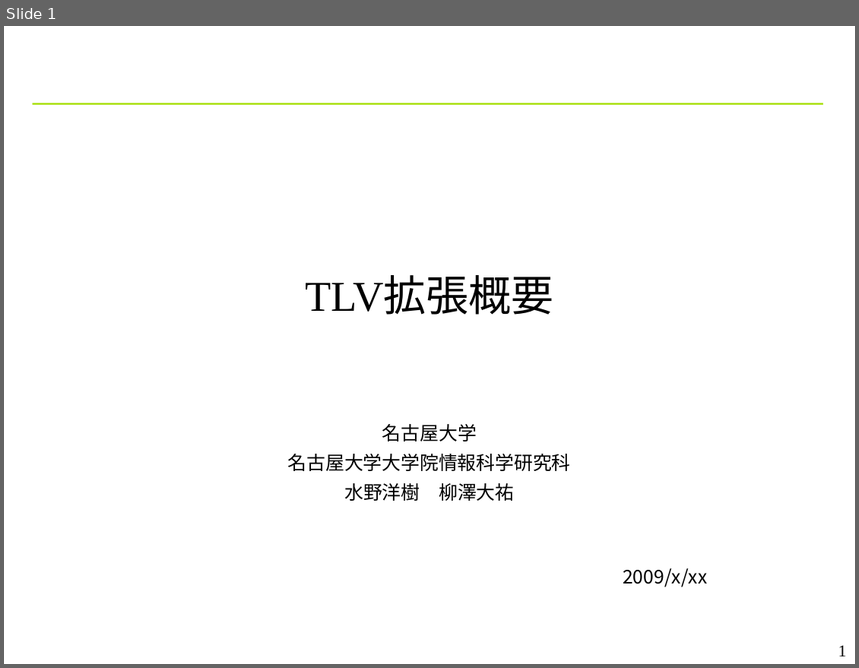
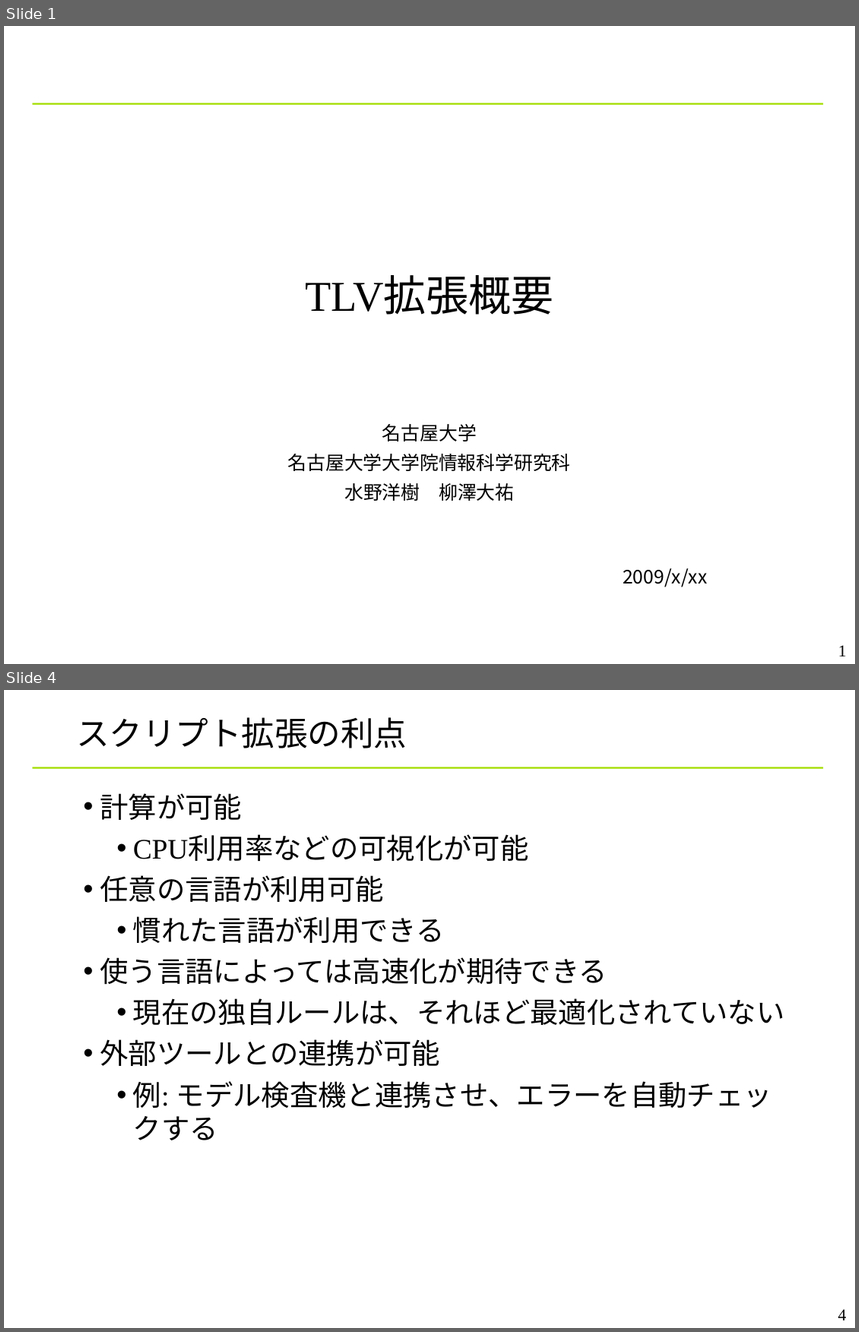
Before and after one commit to YixiaoLi/tlv4mc, a slide deck: doc/phase4/toppers_conference.ppt. Shown one above the other, each under a label of ours: slide 1 before the commit, slides 1 and 4 after it; the slides between them are not shown. The pictures are 859x668 and 859x1332 pixels, drawn with LibreOffice and Linux fonts; fonts in the diff are those of the drawing; background and template pictures are left out. Boxes give left, top, right and bottom in pixels: in the first picture for what was removed or moved away, otherwise in the second. Text is boxed around its words. In the diff, an @@ line names an element or a change of style, - is before the commit and + after.

```diff
--- a/doc/phase4/toppers_conference.ppt
+++ b/doc/phase4/toppers_conference.ppt
@@ slide 4 added at (x1=4, y1=690, x2=855, y2=1328), background #FFFFFF; not listed: 1 template element that a slide beside it also shows @@
@@ title added at (x1=76, y1=717, x2=407, y2=749), 28 pt, text #000000 @@
+スクリプト拡張の利点
@@ text added at (x1=101, y1=793, x2=785, y2=1141), 24 pt, text #000000 @@
+• 計算が可能
+  • CPU利用率などの可視化が可能
+• 任意の言語が利用可能
+  • 慣れた言語が利用できる
+• 使う言語によっては高速化が期待できる
+  • 現在の独自ルールは、それほど最適化されていない
+• 外部ツールとの連携が可能
+  • 例: モデル検査機と連携させ、エラーを自動チェックする
@@ page number added at (x1=838, y1=1309, x2=847, y2=1321), 14 pt, text #000000 @@
+4
```
Also in this commit, not shown: 5 slides changed, 3 other slides added, 3 slides removed.
